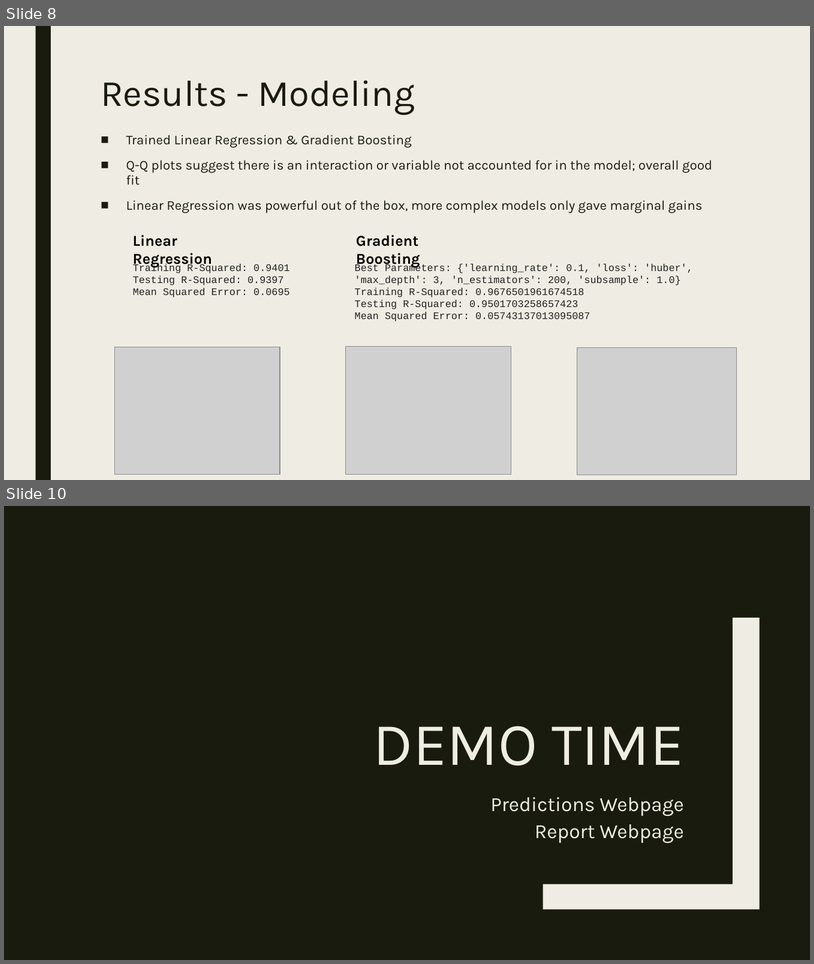
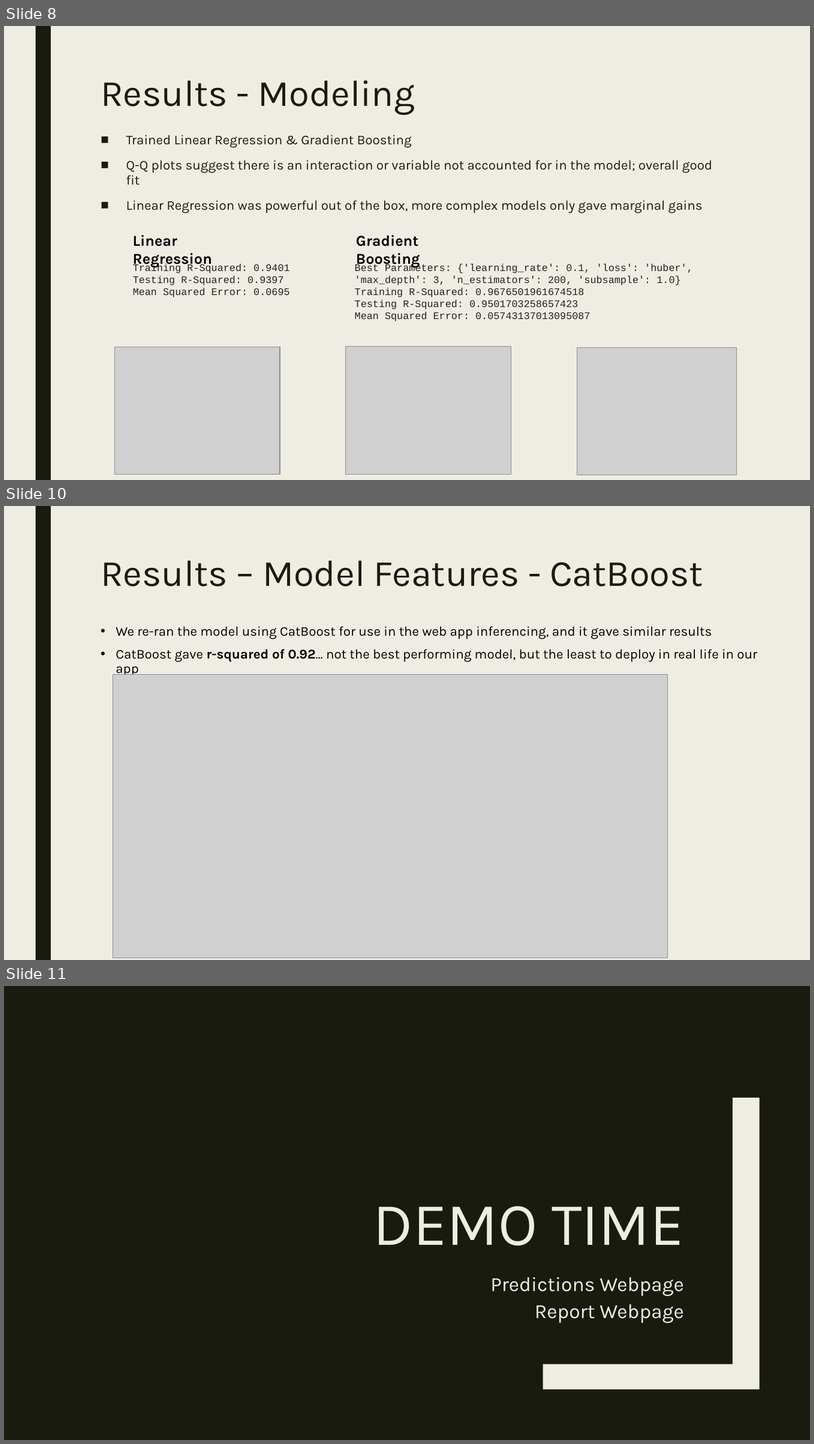
Before and after one commit to jessnguyen9/Ames-Housing-Machine-Learning-Project, a slide deck: Team Presentation.pptx. Shown one above the other, each under a label of ours: slides 8 and 10 before the commit, slides 8, 10 and 11 after it; the slides between them are not shown. The pictures are 814x964 and 814x1444 pixels, drawn with LibreOffice and Linux fonts; fonts in the diff are those of the drawing; grey boxes stand for pictures. Boxes give left, top, right and bottom in pixels: in the first picture for what was removed or moved away, otherwise in the second. Text is boxed around its words. In the diff, an @@ line names an element or a change of style, - is before the commit and + after.

```diff
--- a/Team Presentation.pptx
+++ b/Team Presentation.pptx
@@ slide 10 added at [4, 506, 810, 960], background #EFEDE3; not listed: 1 template element that a slide beside it also shows @@
@@ title added at [101, 561, 704, 586], 44 pt, text #191B0E @@
+Results – Model Features - CatBoost
@@ text added at [116, 626, 758, 675], 16 pt, text #000000 @@
+• We re-ran the model using CatBoost for use in the web app inferencing, and it gave similar results
+• CatBoost gave r-squared of 0.92… not the best performing model, but the least to deploy in real life in our app
@@ picture added at [113, 674, 668, 958] @@
@@ what was slide 10 is now slide 11 @@
```
Also in this commit, not shown: 1 slide changed.
